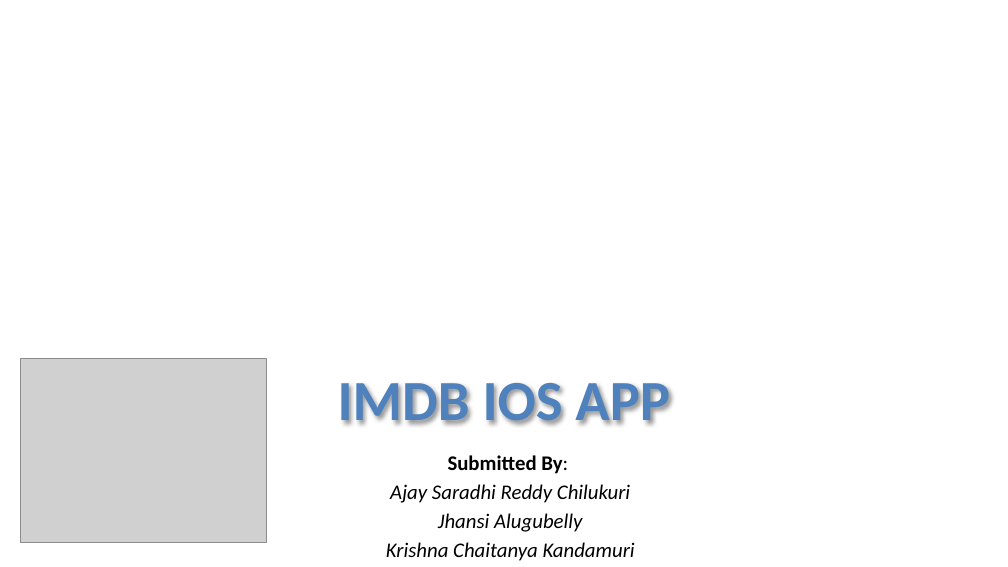
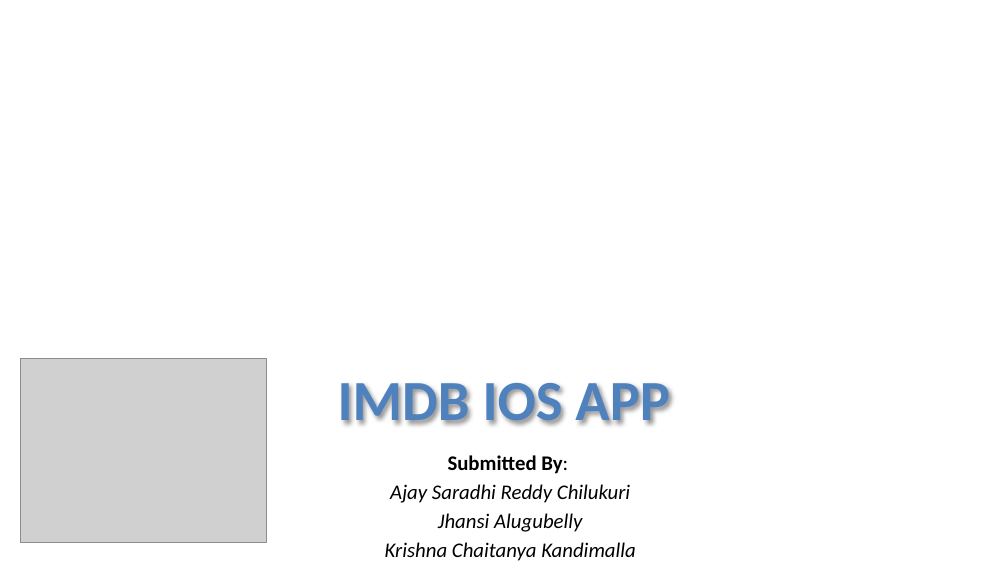
Before and after one commit to chaitu1704/CSCI-6970-Sp.-Tp.-Mobile-Computing-Class-Project-Groups-5, a slide deck: slide 1 of project DEMO.pptx. Drawn at 1008x567 pixels with LibreOffice and Linux fonts; fonts in the diff are those of the drawing; grey boxes stand for pictures; background and template pictures are left out. Boxes give left, top, right and bottom in pixels: in the first picture for what was removed or moved away, otherwise in the second. Text is boxed around its words. In the diff, an @@ line names an element or a change of style, - is before the commit and + after.

```diff
--- a/project DEMO.pptx
+++ b/project DEMO.pptx
@@ subtitle at <box>385,542,636,561</box>: text changed @@
-Krishna Chaitanya Kandamuri
+Krishna Chaitanya Kandimalla
```
Also in this commit, not shown: 2 other files.
